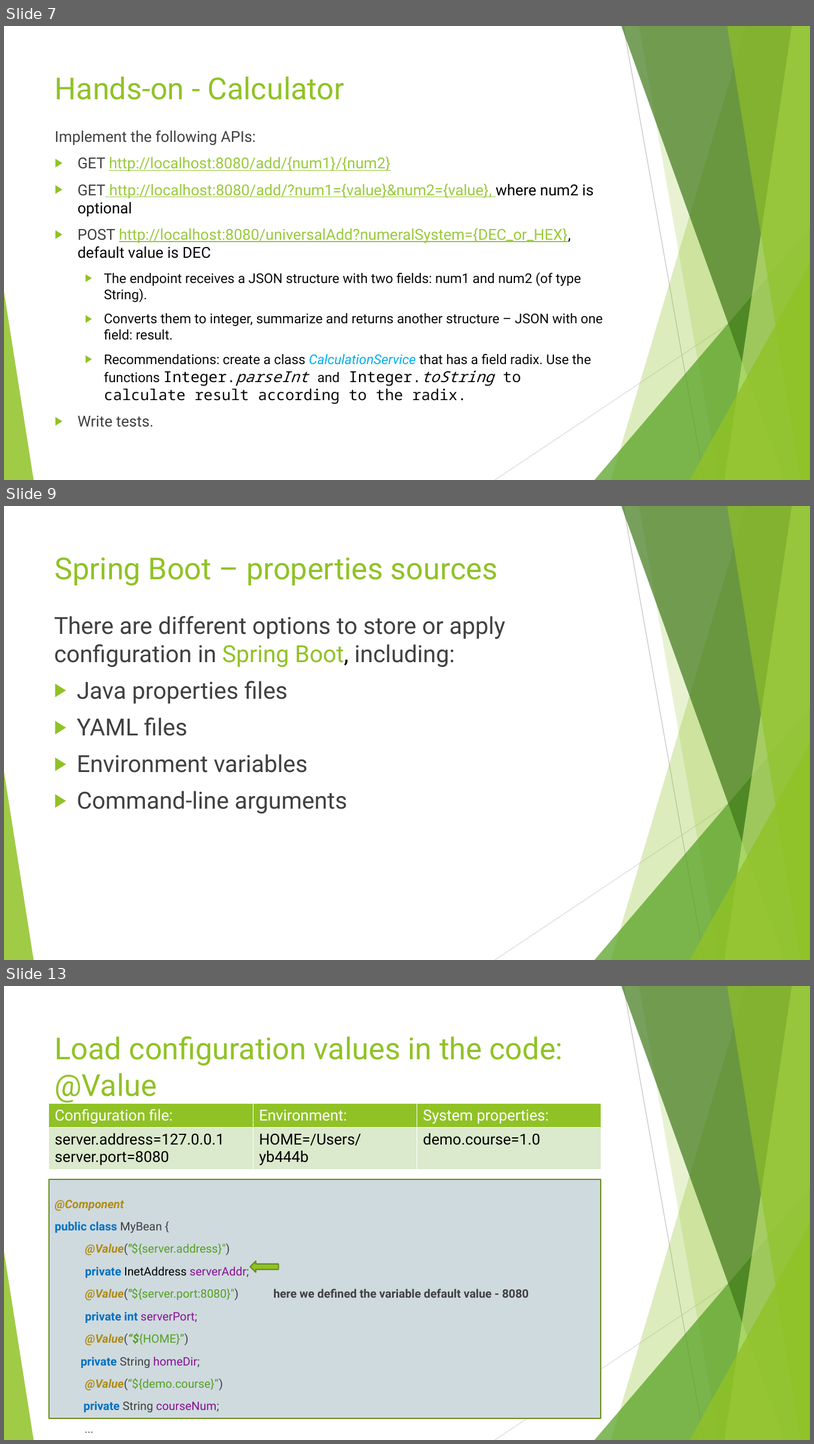
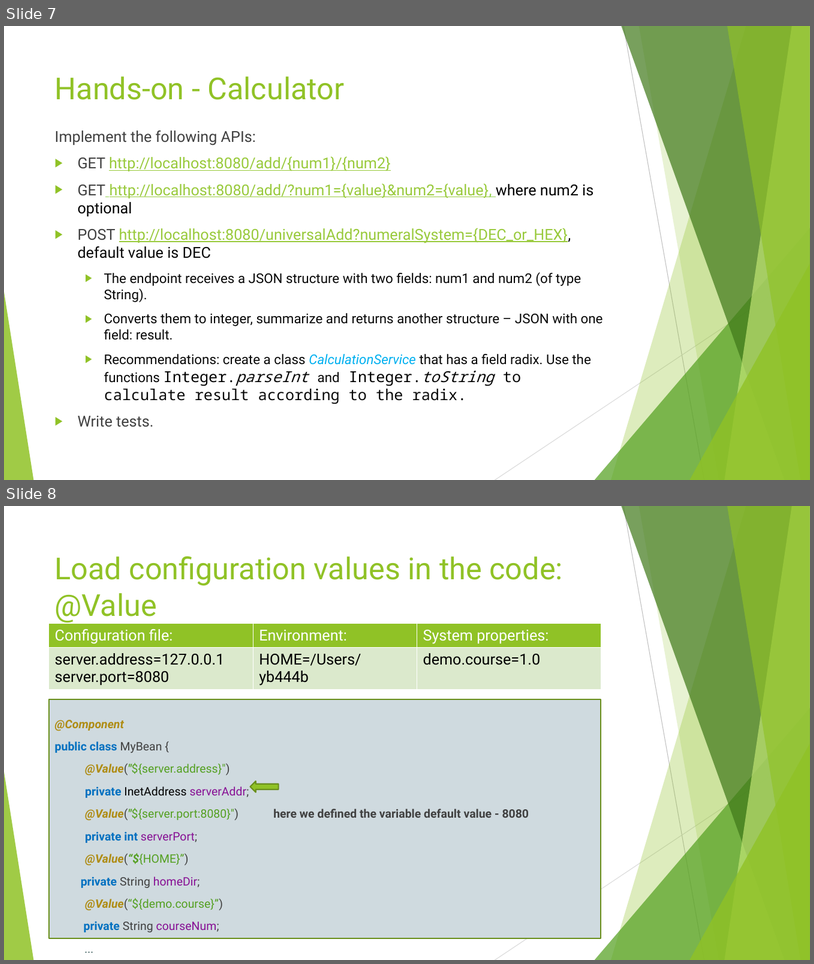
Before and after one commit to idanshal/sb-todo-app-tdp, a slide deck: course_data/presentations/practical_spring_boot_for_tdp_02.pptx. Shown one above the other, each under a label of ours: slides 7, 9 and 13 before the commit, slides 7 and 8 after it; the slides between them are not shown. The pictures are 814x1444 and 814x964 pixels, drawn with LibreOffice and Linux fonts; fonts in the diff are those of the drawing. Boxes give left, top, right and bottom in pixels: in the first picture for what was removed or moved away, otherwise in the second. Text is boxed around its words. In the diff, an @@ line names an element or a change of style, - is before the commit and + after.

Commit message:
update configuration

```diff
--- a/course_data/presentations/practical_spring_boot_for_tdp_02.pptx
+++ b/course_data/presentations/practical_spring_boot_for_tdp_02.pptx
@@ slide 9 removed at <box>4,506,810,960</box>, background #FFFFFF; not listed: 10 template elements that a slide beside it also shows @@
@@ title removed at <box>55,557,498,586</box> @@
-Spring Boot – properties sources
@@ text removed at <box>54,616,506,813</box> @@
-There are different options to store or apply configuration in Spring Boot, including:
-▶ Java properties files
-▶ YAML files
-▶ Environment variables
-▶ Command-line arguments
@@ what was slide 13 is now slide 8 @@
```
Also in this commit, not shown: 4 other slides removed, 8 other files.
